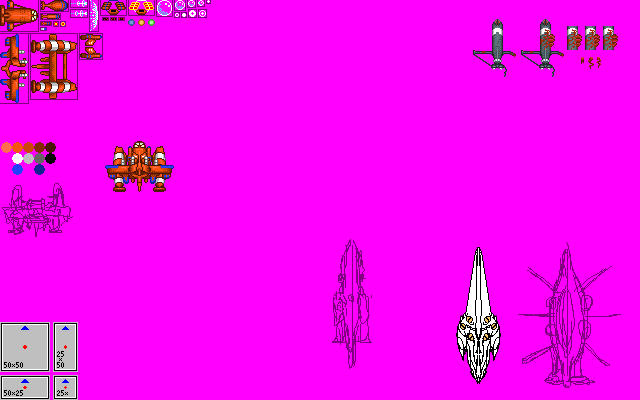
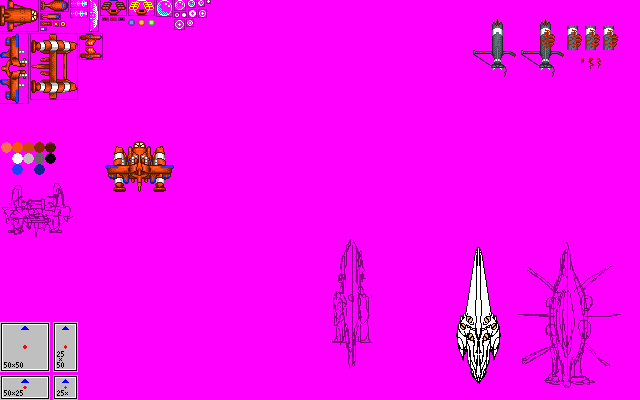
Revision of a layered 640x400 image; what changed, layer by layer:
"Rectangles": opacity 51% → 41%, painted on it over [0, 0, 211, 104]
painted on "Sprites" over [175, 20, 193, 29]
